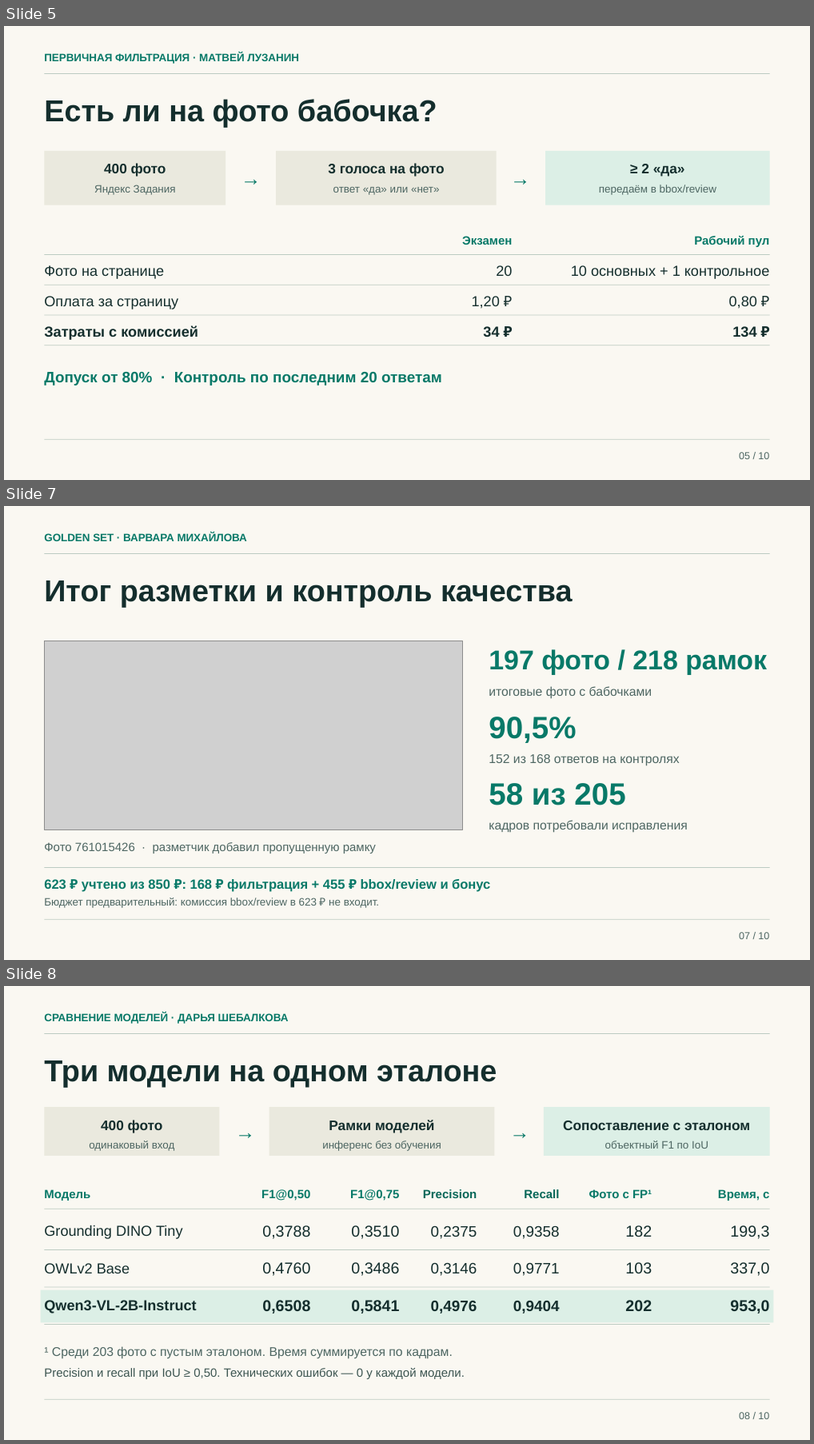
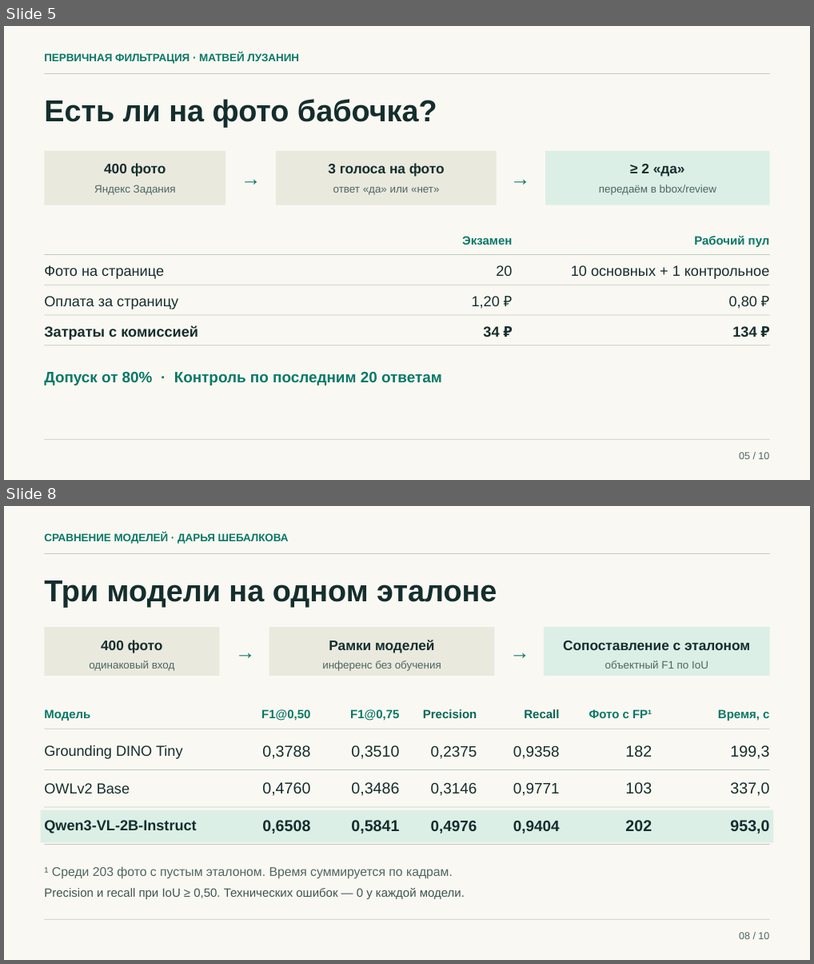
Before and after one commit to darya-sheb/data-labeling-shad, a slide deck: Детекция бабочек - защита проекта.pptx. Shown one above the other, each under a label of ours: slides 5, 7 and 8 before the commit, slides 5 and 8 after it; the slides between them are not shown. The pictures are 814x1444 and 814x964 pixels, drawn with LibreOffice and Linux fonts; fonts in the diff are those of the drawing; grey boxes stand for pictures. Boxes give left, top, right and bottom in pixels: in the first picture for what was removed or moved away, otherwise in the second. Text is boxed around its words. In the diff, an @@ line names an element or a change of style, - is before the commit and + after.

Commit message:
Обновить слайды о ревью и контроле качества в презентации

```diff
--- a/Детекция бабочек - защита проекта.pptx
+++ b/Детекция бабочек - защита проекта.pptx
@@ slide 7 removed at [4,506,810,960], background #FAF8F2 @@
@@ text removed at [44,532,247,541] @@
-GOLDEN SET · ВАРВАРА МИХАЙЛОВА
@@ rectangle removed at [45,553,770,554] @@
@@ text removed at [44,580,573,607] @@
-Итог разметки и контроль качества
@@ picture removed at [45,641,462,830] @@
@@ text removed at [489,649,767,675] @@
-197 фото / 218 рамок
@@ text removed at [489,686,653,699] @@
-итоговые фото с бабочками
@@ text removed at [489,716,576,743] @@
-90,5%
@@ text removed at [489,754,679,766] @@
-152 из 168 ответов на контролях
@@ text removed at [489,783,626,805] @@
-58 из 205
@@ text removed at [489,820,688,832] @@
-кадров потребовали исправления
@@ text removed at [44,842,376,853] @@
-Фото 761015426 · разметчик добавил пропущенную рамку
@@ text removed at [44,879,490,892] @@
-623 ₽ учтено из 850 ₽: 168 ₽ фильтрация + 455 ₽ bbox/review и бонус
@@ rectangle removed at [45,867,770,868] @@
@@ text removed at [44,897,379,908] @@
-Бюджет предварительный: комиссия bbox/review в 623 ₽ не входит.
@@ rectangle removed at [45,919,770,919] @@
@@ text removed at [739,932,770,939] @@
-07 / 10
```
Also in this commit, not shown: 2 slides added, 1 other slide removed.
